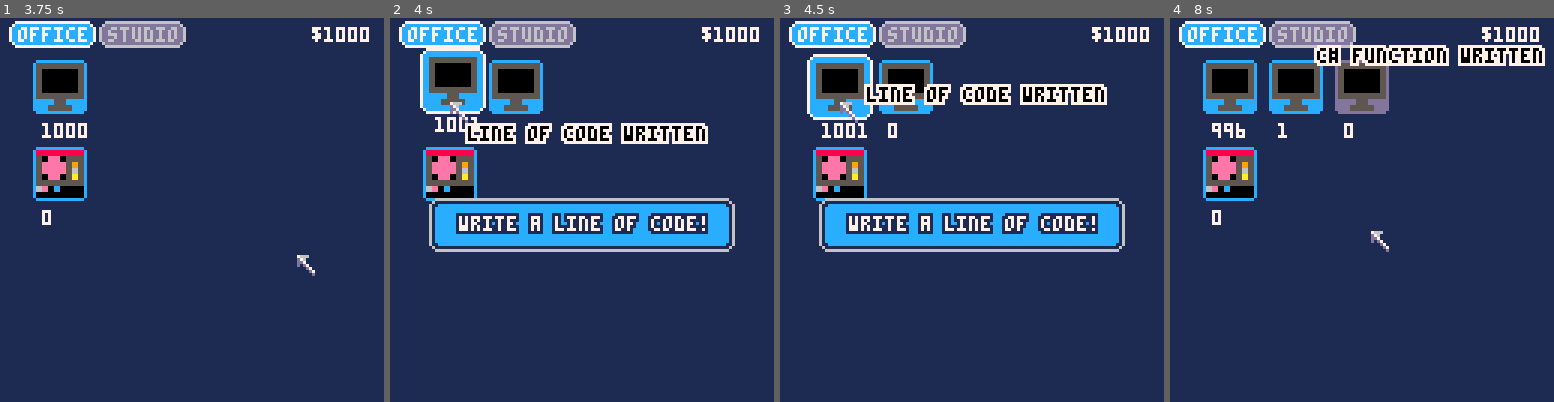
Above: before the commit, frames 1-4 (left to right).
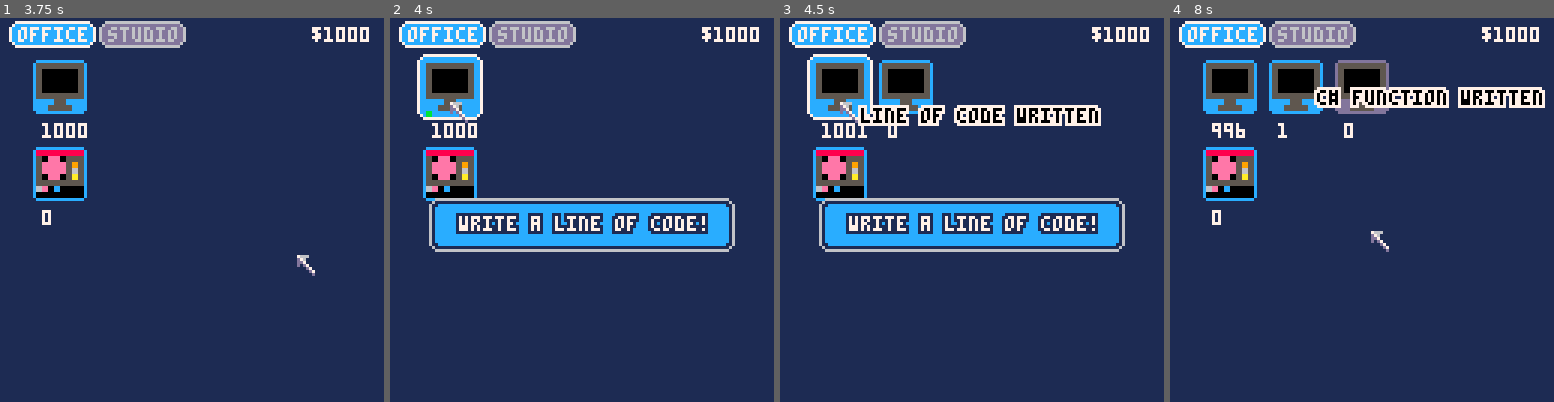
Above: after the commit, the same moments.

Repository: wesen/carts
Game: PICO-8 cartridge games/gamedevgame/gamedevgame.p8
Same seed, same stepped clock (60 frames per second), same inputs: the game is played once before the commit and once after it.
Inputs (mouse positions are in pixels of both pictures, inside the frame that each line leads up to):
- Up to frame 1 (3.75 s): click (280, 121) at 0.67 s; click (46, 267) at 1.22 s; click (107, 114) at 1.77 s; click (172, 259) at 2.32 s; click (234, 106) at 2.87 s; click (295, 256) at 3.42 s
- Up to frame 2 (4 s): click (451, 102) at 3.97 s
- Up to frame 3 (4.5 s): no input
- Up to frame 4 (8 s): click (1292, 248) at 4.52 s; click (1354, 94) at 5.07 s; click (1419, 244) at 5.62 s; click (1481, 90) at 6.17 s; click (1246, 236) at 6.72 s; click (1308, 83) at 7.27 s; click (1369, 229) at 7.82 s

Frame 1 is identical in both runs. In frame 2, 7.1% of the frame differs, in the area x 7-83%, y 7-33%; in frame 3, 5.7%; in frame 4, 5.8%.

Commit message:
Fix resource creation tweaking

Diff:
--- a/games/gamedevgame/gamedevgame.lua
+++ b/games/gamedevgame/gamedevgame.lua
@@ -1,5 +1,4 @@
 glb_debug=true
-glb_timescale=10
 
 --#include oo
 --#include helpers
--- a/games/gamedevgame/gamedevgame.p8
+++ b/games/gamedevgame/gamedevgame.p8
@@ -2,7 +2,6 @@
 version 16
 __lua__
 glb_debug=true
-glb_timescale=10
 
 function class (init)
   local c = {}
@@ -1088,21 +1087,7 @@
  "build",
  "game builds",
  2,2,
- {level=5,character=5},
- 2,
- -- spr
- 16,
- -- description
- "make a beta build",
- "game built",
- tab_game
-)
-
-res_build=resource_cls.init(
- "build",
- "game builds",
- 2,2,
- {level=5,character=5},
+ {level=5},
  2,
  -- spr
  16,
@@ -1190,7 +1175,7 @@
  "gamer",
  "gamers",
  0,1,
- {tweet=5,youtube=5,twitch=5,release=0},
+ {tweet=5,youtube=5,twitch=5,build=0},
  3,
  -- spr
  80,
@@ -1298,6 +1283,9 @@
    if k.count<min_count then
     res=k
     min_count=k.count
+   elseif k.name=="contract" and maybe(0.3) then
+    res=k
+    break
    end
   end
  end
@@ -1514,6 +1502,7 @@
  poke(0x5f2d,1)
  if glb_debug then
   res_loc.count=1000
+  glb_timescale=1
   glb_resource_manager.money=1000
  end
 end
--- a/games/gamedevgame/main.lua
+++ b/games/gamedevgame/main.lua
@@ -2,6 +2,7 @@
  poke(0x5f2d,1)
  if glb_debug then
   res_loc.count=1000
+  glb_timescale=1
   glb_resource_manager.money=1000
  end
 end
--- a/games/gamedevgame/resources.lua
+++ b/games/gamedevgame/resources.lua
@@ -156,21 +156,7 @@
  "build",
  "game builds",
  2,2,
- {level=5,character=5},
- 2,
- -- spr
- 16,
- -- description
- "make a beta build",
- "game built",
- tab_game
-)
-
-res_build=resource_cls.init(
- "build",
- "game builds",
- 2,2,
- {level=5,character=5},
+ {level=5},
  2,
  -- spr
  16,
@@ -258,7 +244,7 @@
  "gamer",
  "gamers",
  0,1,
- {tweet=5,youtube=5,twitch=5,release=0},
+ {tweet=5,youtube=5,twitch=5,build=0},
  3,
  -- spr
  80,
--- a/games/gamedevgame/worker.lua
+++ b/games/gamedevgame/worker.lua
@@ -96,6 +96,9 @@
    if k.count<min_count then
     res=k
     min_count=k.count
+   elseif k.name=="contract" and maybe(0.3) then
+    res=k
+    break
    end
   end
  end
